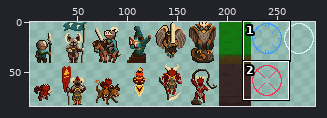
Sprite sheet, stored at resources/chess-fancy.png. The first picture is a wide view before the edit; the outline marks the close-up.
Close-up. Earlier state:
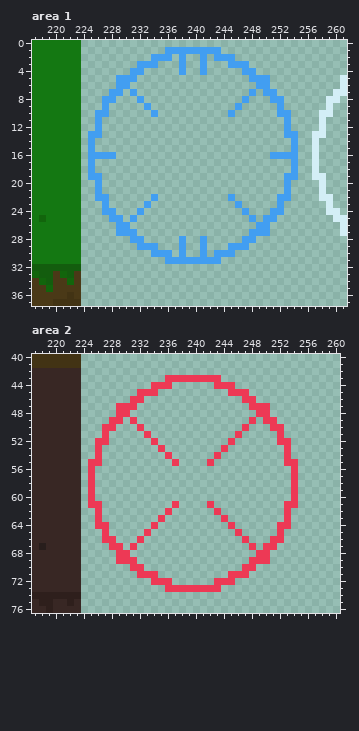
The file is 288x84 pixels. Colours within 5 levels of each other are drawn and written as one. Shown: area 1: x 217..261, y 0..37; area 2: x 217..260, y 40..76. The wide view leaves out empty margins.
The result:
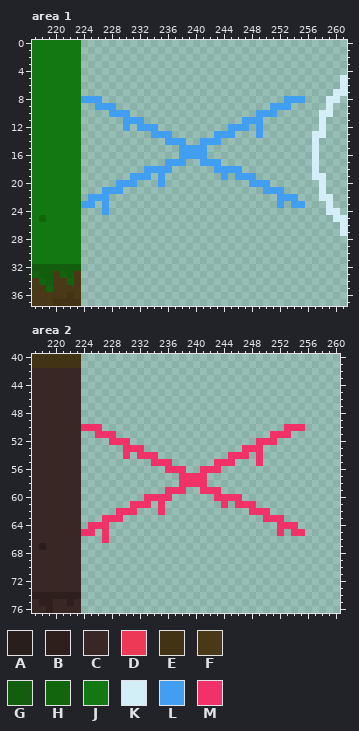
Palette (. is transparent): A #281e1c  B #2e1f1c  C #382724  D #ed3955  E #423314  F #4a3917  G #135d0e  H #12650c  J #147812  K #d3eef6  L #429ef1  M #f03268
Difference:
--- area 1
@@ x 217..261 @@
  0 JJJJJJJ......................................
- 1 JJJJJJJ............LLLLLLLL..................
- 2 JJJJJJJ..........LLL.L..L.LLL................
- 3 JJJJJJJ........LLL...L..L...LLL..............
- 4 JJJJJJJ.......LL.....L..L.....LL.............
- 5 JJJJJJJ.....LLL................LLL..........K
- 6 JJJJJJJ.....LL..................LL..........K
- 7 JJJJJJJ....LL.L................L.LL........KK
- 8 JJJJJJJ...LL...L..............L...LL......KK.
- 9 JJJJJJJ...L.....L............L.....L......K..
-10 JJJJJJJ..LL......L..........L......LL....KK..
-11 JJJJJJJ..L..........................L....K...
-12 JJJJJJJ..L..........................L....K...
-13 JJJJJJJ.LL..........................LL..KK...
-14 JJJJJJJ.L............................L..K....
-15 JJJJJJJ.L............................L..K....
-16 JJJJJJJ.LLLL......................LLLL..K....
-17 JJJJJJJ.L............................L..K....
-18 JJJJJJJ.L............................L..K....
-19 JJJJJJJ.LL..........................LL..KK...
-20 JJJJJJJ..L..........................L....K...
-21 JJJJJJJ..L..........................L....K...
-22 JJJJJJJ..LL......L..........L......LL....KK..
-23 JJJJJJJ...L.....L............L.....L......K..
-24 JJJJJJJ...LL...L..............L...LL......KK.
-25 JHJJJJJ....LL.L................L.LL........KK
-26 JJJJJJJ.....LL..................LL..........K
-27 JJJJJJJ.....LLL................LLL..........K
-28 JJJJJJJ.......LL.....L..L.....LL.............
-29 JJJJJJJ........LLL...L..L...LLL..............
-30 JJJJJJJ..........LLL.L..L.LLL................
-31 JJJJJJJ............LLLLLLLL..................
+ 1 JJJJJJJ......................................
+ 2 JJJJJJJ......................................
+ 3 JJJJJJJ......................................
+ 4 JJJJJJJ......................................
+ 5 JJJJJJJ.....................................K
+ 6 JJJJJJJ.....................................K
+ 7 JJJJJJJ....................................KK
+ 8 JJJJJJJLLL..........................LLL...KK.
+ 9 JJJJJJJ..LLL......................LLL.....K..
+10 JJJJJJJ....LLL..................LLL......KK..
+11 JJJJJJJ......LLL..............LLL........K...
+12 JJJJJJJ......L.LLL..........LLL.L........K...
+13 JJJJJJJ..........LLL......LLL...L.......KK...
+14 JJJJJJJ............LLL..LLL.............K....
+15 JJJJJJJ..............LLLL...............K....
+16 JJJJJJJ..............LLLL...............K....
+17 JJJJJJJ............LLL..LLL.............K....
+18 JJJJJJJ.........LLLL......LLLL..........K....
+19 JJJJJJJ.......LLL.L........L.LLL........KK...
+20 JJJJJJJ.....LLL...L............LLL.......K...
+21 JJJJJJJ...LLL....................LLL.....K...
+22 JJJJJJJ.LLL........................LLL...KK..
+23 JJJJJJJLL.L........................L.LL...K..
+24 JJJJJJJ...L...............................KK.
+25 JHJJJJJ....................................KK
+26 JJJJJJJ.....................................K
+27 JJJJJJJ.....................................K
+28 JJJJJJJ......................................
+29 JJJJJJJ......................................
+30 JJJJJJJ......................................
+31 JJJJJJJ......................................
 32 GGGGGGG......................................
--- area 2
@@ x 217..260 @@
 42 CCCCCCC.....................................
-43 CCCCCCC............DDDDDDDD.................
-44 CCCCCCC..........DDD......DDD...............
-45 CCCCCCC........DDD..........DDD.............
-46 CCCCCCC.......DD..............DD............
-47 CCCCCCC.....DDD................DDD..........
-48 CCCCCCC.....DD..................DD..........
-49 CCCCCCC....DD.D................D.DD.........
-50 CCCCCCC...DD...D..............D...DD........
-51 CCCCCCC...D.....D............D.....D........
-52 CCCCCCC..DD......D..........D......DD.......
-53 CCCCCCC..D........D........D........D.......
-54 CCCCCCC..D.........D......D.........D.......
-55 CCCCCCC.DD..........D....D..........DD......
-56 CCCCCCC.D............................D......
-57 CCCCCCC.D............................D......
-58 CCCCCCC.D............................D......
-59 CCCCCCC.D............................D......
-60 CCCCCCC.D............................D......
-61 CCCCCCC.DD..........D....D..........DD......
-62 CCCCCCC..D.........D......D.........D.......
-63 CCCCCCC..D........D........D........D.......
-64 CCCCCCC..DD......D..........D......DD.......
-65 CCCCCCC...D.....D............D.....D........
-66 CCCCCCC...DD...D..............D...DD........
-67 CACCCCC....DD.D................D.DD.........
-68 CCCCCCC.....DD..................DD..........
-69 CCCCCCC.....DDD................DDD..........
-70 CCCCCCC.......DD..............DD............
-71 CCCCCCC........DDD..........DDD.............
-72 CCCCCCC..........DDD......DDD...............
-73 CCCCCCC............DDDDDDDD.................
+43 CCCCCCC.....................................
+44 CCCCCCC.....................................
+45 CCCCCCC.....................................
+46 CCCCCCC.....................................
+47 CCCCCCC.....................................
+48 CCCCCCC.....................................
+49 CCCCCCC.....................................
+50 CCCCCCCMMM..........................MMM.....
+51 CCCCCCC..MMM......................MMM.......
+52 CCCCCCC....MMM..................MMM.........
+53 CCCCCCC......MMM..............MMM...........
+54 CCCCCCC......M.MMM..........MMM.M...........
+55 CCCCCCC..........MMM......MMM...M...........
+56 CCCCCCC............MMM..MMM.................
+57 CCCCCCC..............MMMM...................
+58 CCCCCCC..............MMMM...................
+59 CCCCCCC............MMM..MMM.................
+60 CCCCCCC.........MMMM......MMMM..............
+61 CCCCCCC.......MMM.M........M.MMM............
+62 CCCCCCC.....MMM...M............MMM..........
+63 CCCCCCC...MMM....................MMM........
+64 CCCCCCC.MMM........................MMM......
+65 CCCCCCCMM.M........................M.MM.....
+66 CCCCCCC...M.................................
+67 CACCCCC.....................................
+68 CCCCCCC.....................................
+69 CCCCCCC.....................................
+70 CCCCCCC.....................................
+71 CCCCCCC.....................................
+72 CCCCCCC.....................................
+73 CCCCCCC.....................................
 74 BBBBBBB.....................................
Where, in picture pixels (left, top, right, bottom), the same in both close-ups:
changed: (81, 47, 305, 264)
changed: (81, 375, 305, 592)
